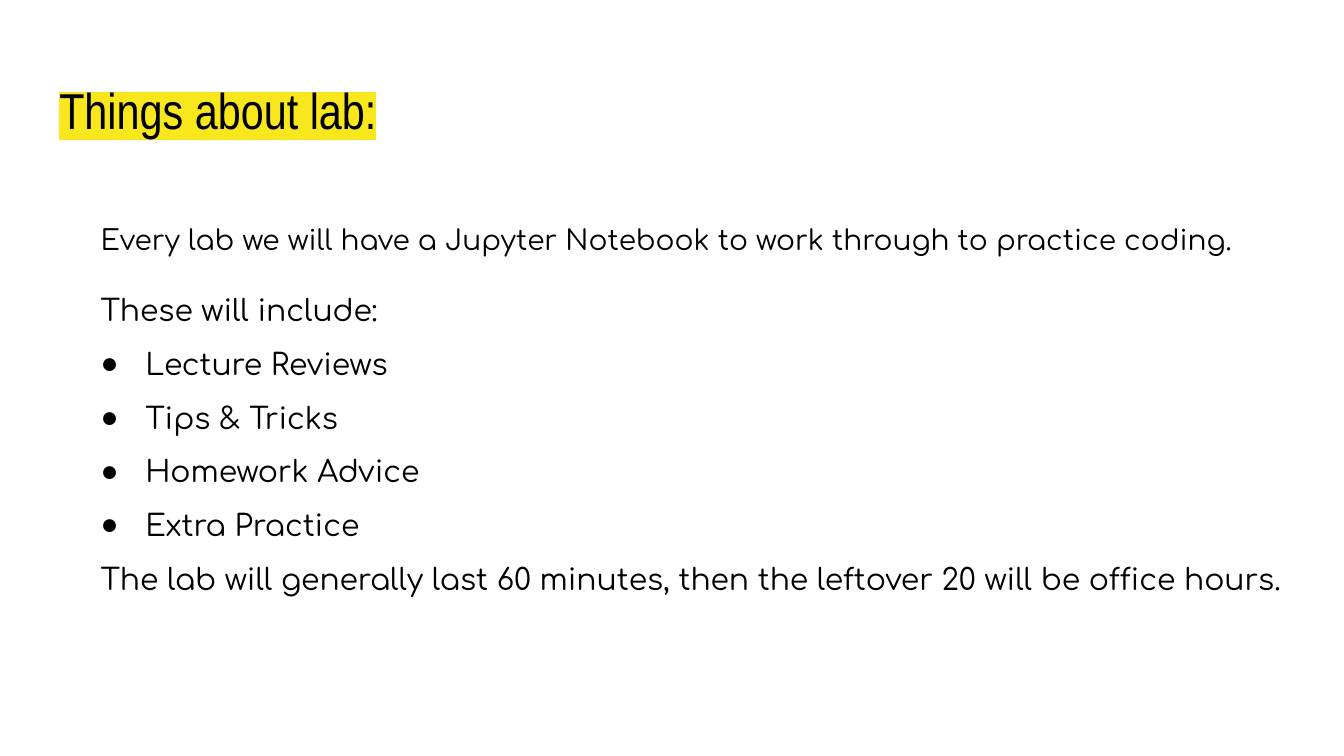
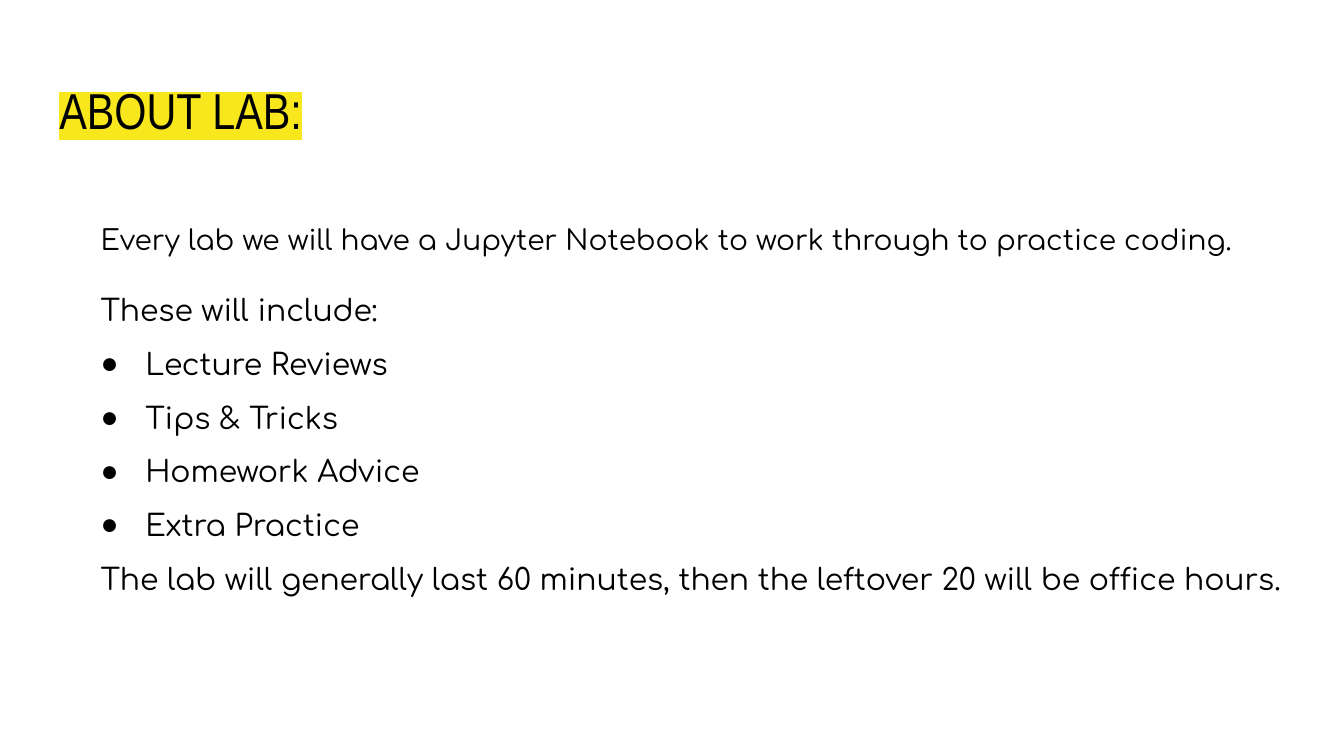
Before and after one commit to HollaDaize/Stats306FA21_Holly_Lab, a slide deck: slide 4 of Lab 1- Sept 8/Intro Slides.pptx. Drawn at 1344x756 pixels with LibreOffice and Linux fonts; fonts in the diff are those of the drawing. Boxes give left, top, right and bottom in pixels: in the first picture for what was removed or moved away, otherwise in the second. Text is boxed around its words. In the diff, an @@ line names an element or a change of style, - is before the commit and + after.

```diff
--- a/Lab 1- Sept 8/Intro Slides.pptx
+++ b/Lab 1- Sept 8/Intro Slides.pptx
@@ title at (x1=59, y1=88, x2=302, y2=130): text changed @@
-Things about lab:
+ABOUT LAB:
```
Also in this commit, not shown: 1 slide added.
